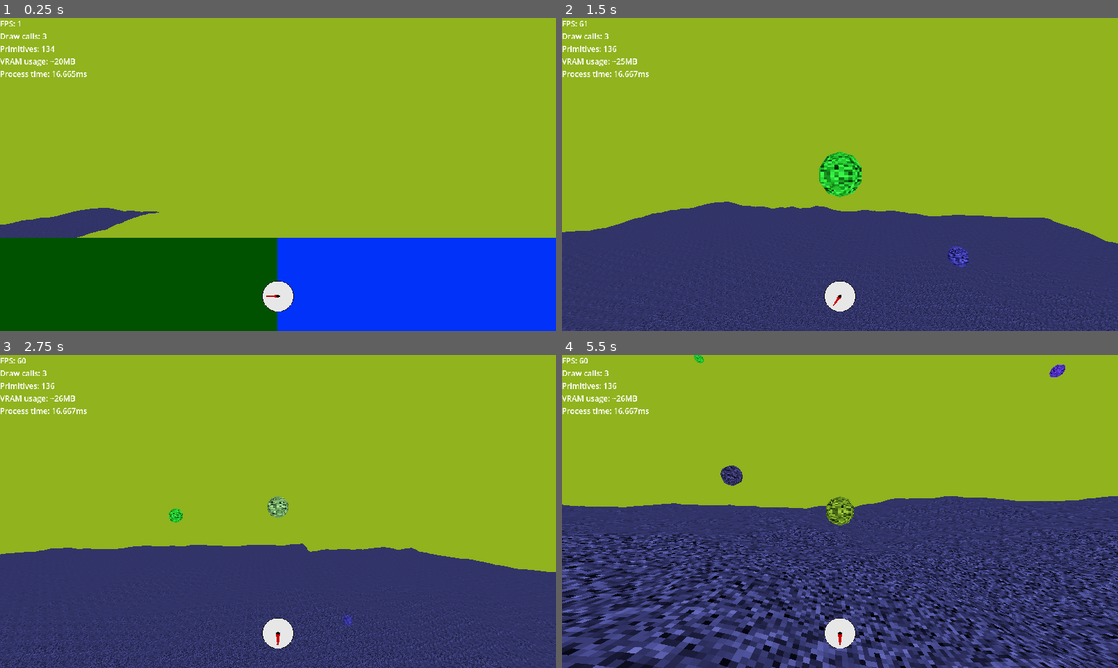
Above: before the commit, frames 1-4 (two rows, left to right).
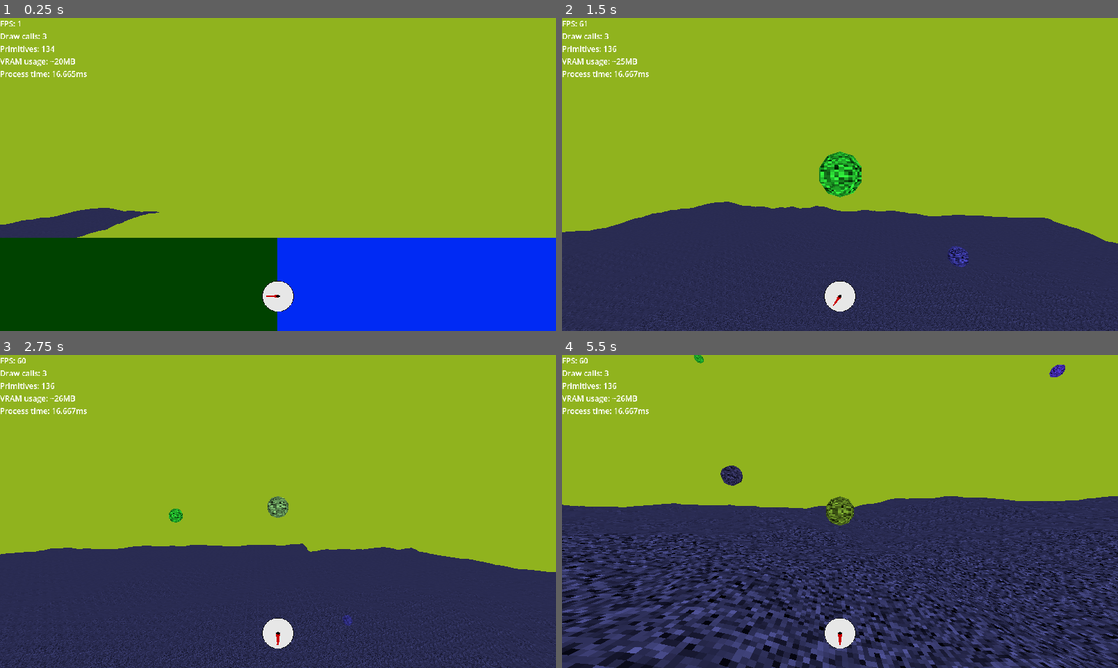
Above: after the commit, the same moments.

Repository: omthegg/NoiseShooter
Game: Godot game, scene res://source/scene_manager/scene_manager.tscn
Two runs of this game, one before a commit and one after it. Both use one fixed random seed, a clock stepped at 60 frames per second and the inputs below. The engine's default icon, where the game draws it, is replaced by a stand-in: a white triangle on a blue panel in a dark square.
Inputs (mouse positions are in pixels of both pictures, inside the frame that each line leads up to):
- Up to frame 1 (0.25 s): no input
- Up to frame 2 (1.5 s): move the mouse to (867, 174) at 0.52 s; hold W (move_forward) from 0.53 s (still down); click (867, 174) at 0.6 s; tap Space (jump) at 0.77 s; move the mouse to (812, 174) at 1.27 s; click (812, 174) at 1.35 s
- Up to frame 3 (2.75 s): keep holding W (move_forward); tap Space (jump) at 1.52 s; move the mouse to (289, 505) at 2.02 s; click (289, 505) at 2.1 s
- Up to frame 4 (5.5 s): keep holding W (move_forward); move the mouse to (834, 517) at 2.77 s; click (834, 517) at 2.85 s; tap Space (jump) at 3.02, 3.77, 4.52 s; move the mouse to (878, 514) at 3.52 s; click (878, 514) at 3.6 s; move the mouse to (795, 508) at 4.27 s; click (795, 508) at 4.35 s; move the mouse to (845, 511) at 5.02 s; click (845, 511) at 5.1 s

The runs differ from the first frame. In frame 2, 5.3% of the frame differs, in the area x 0-100%, y 42-100%; in frame 3, 5.7%; in frame 4, 18%, in the area x 0-100%, y 0-100%.

Commit message:
Portal teleportation is now functional

Diff:
--- a/source/portal/portal.gd
+++ b/source/portal/portal.gd
@@ -22,18 +22,22 @@
 		global_position = raycast.get_collision_point()
 		snapped_to_floor = true
 
+	if touching_player:
+		var normal:Vector3 = surface.global_basis.z
+		var dot:float = normal.dot(Global.player.global_position)
+		if sign(dot) != previous_dot_sign:
+			Global.player.global_transform = other_portal.global_transform * global_transform.affine_inverse() * Global.player.global_transform
+			touching_player = false
+
+		previous_dot_sign = sign(dot)
+
+
+func _process(_delta: float) -> void:
 	# See Sebastian Lague's "Coding Adventure: Portals"
 	var main_cam:Camera3D = Global.player_camera
 	if other_portal and main_cam:
 		other_portal.camera.global_transform = other_portal.global_transform * global_transform.affine_inverse() * main_cam.global_transform
 
-	if touching_player:
-		var normal:Vector3 = surface.global_basis.z
-		var dot:float = normal.dot(Global.player.global_position)
-		if sign(dot) != previous_dot_sign:
-			Global.player.global_transform = other_portal.global_transform * global_transform.affine_inverse() * Global.player.global_transform
-
-		previous_dot_sign = sign(dot)
 
 
 func _on_area_3d_body_entered(body: Node3D) -> void:
--- a/source/world/world.tscn
+++ b/source/world/world.tscn
@@ -16,7 +16,6 @@
 ambient_light_source = 2
 ambient_light_color = Color(1, 1, 1, 1)
 ambient_light_energy = 1.5
-tonemap_mode = 2
 
 [node name="World" type="Node3D" unique_id=803635652]
 script = ExtResource("1_66o58")
